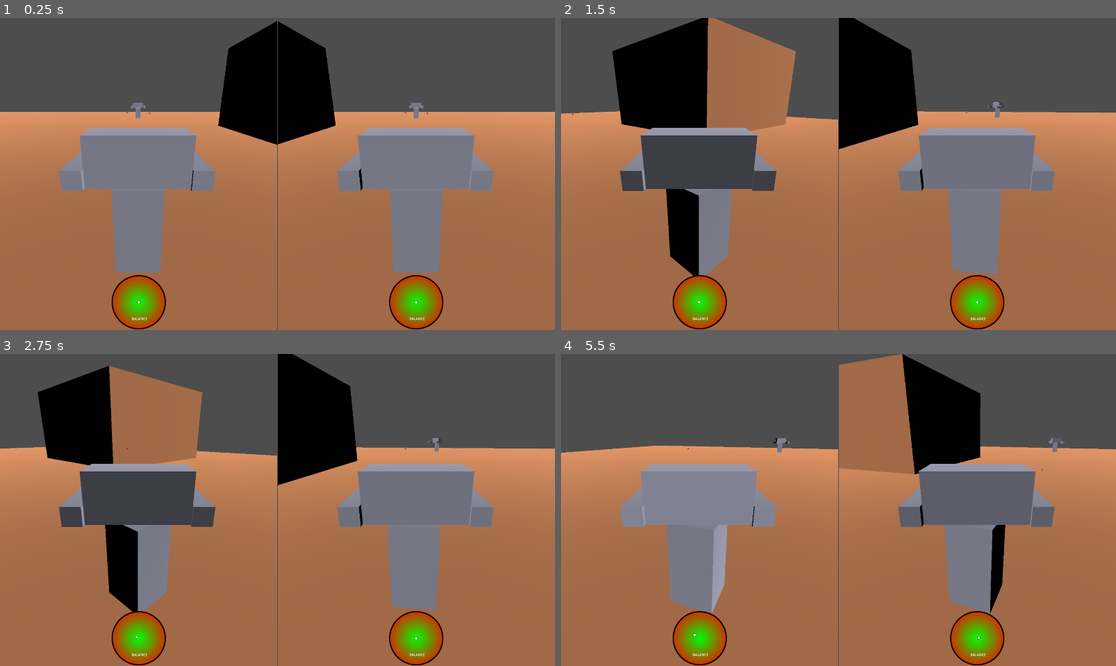
Above: before the commit, frames 1-4 (two rows, left to right).
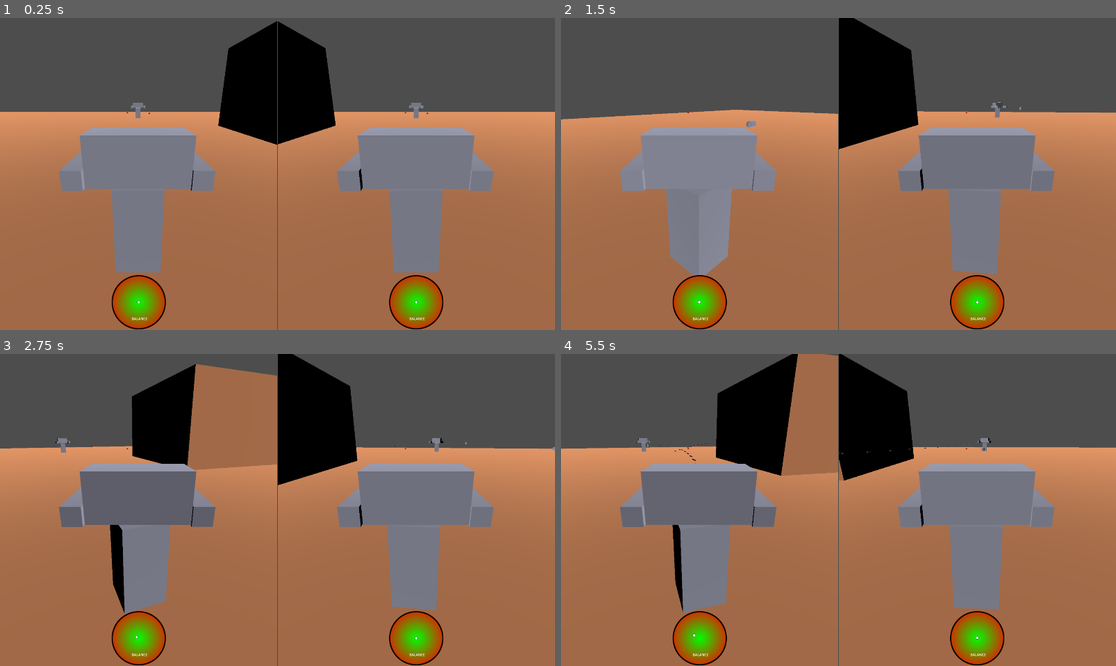
Above: after the commit, the same moments.

Repository: MatthewFyfe/MechOverFeels
Game: Godot game, scene res://Scenes/Debug_Test_Scene.tscn
Two runs of this game, one before a commit and one after it. Both use one fixed random seed, a clock stepped at 60 frames per second and the inputs below.
Inputs:
- Up to frame 1 (0.25 s): no input
- Up to frame 2 (1.5 s): tap Enter at 0.5 s; hold C (fire_right_p1) 0.53-1.28 s; hold Q (aim_left_p1) 0.53-1.28 s; hold S (move_backward_p1) from 1.28 s (still down); tap Keypad 7 (aim_left_p2) at 1.35 s
- Up to frame 3 (2.75 s): release S (move_backward_p1) at 2.03 s; hold C (fire_right_p1) from 2.03 s (still down); hold E (aim_right_p1) from 2.03 s (still down)
- Up to frame 4 (5.5 s): release C (fire_right_p1) at 2.78 s; release E (aim_right_p1) at 2.78 s; hold W (move_forward_p1) 2.78-3.53 s; tap Keypad 9 (aim_right_p2) at 2.85 s; hold Keypad 1 (fire_left_p2) 3.53-4.28 s; hold Z (fire_left_p1) 3.53-5.03 s; tap Keypad 3 (fire_right_p2) at 4.35 s; hold S (move_backward_p1) from 5.03 s (still down); hold Keypad 5 (move_backward_p2) from 5.03 s (still down)

The runs differ from the first frame. In frame 1, less than 0.1% of the frame differs, in the area x 73-74%, y 30-31%; in frame 2, 15%; in frame 3, 17%; in frame 4, 26%, in the area x 0-100%, y 0-92%.
Error in both runs: Invalid access of index '1' on a base object of type: 'PackedStringArray'. (res://Scenes/TTS_Test.gd:8)

Commit message:
gauss cannon

Diff:
--- a/mech-over-feels/MechController.gd
+++ b/mech-over-feels/MechController.gd
@@ -17,6 +17,16 @@
 @export var left_arm_raycaster: RayCast3D
 @export var left_arm_sight: Sprite3D
 var laser_pellet = load("res://Scenes/laser_pellet.tscn")
+@export var left_fire_position: Node3D
+var laser_fire_rate:float = 0.1
+var laser_fire_timer = 0
+
+@export var right_arm_raycaster: RayCast3D
+@export var right_arm_sight: Sprite3D
+var gauss_pellet = load("res://Scenes/gauss_pellet.tscn")
+@export var right_fire_position: Node3D
+var gauss_fire_rate:float=1.0
+var gauss_fire_timer = 0
 
 var _body: Node3D
 var _torso: Node3D
@@ -100,6 +110,8 @@
 	var firing_right
 
 	#_handle_laser_sights(delta)
+	laser_fire_timer += delta
+	gauss_fire_timer += delta
 
 	if(playerNumber == 1):
 		firing_left = Input.get_action_strength("fire_left_p1");
@@ -108,15 +120,31 @@
 		firing_left = Input.get_action_strength("fire_left_p2");
 		firing_right = Input.get_action_strength("fire_right_p2");
 
-	# Firing weapon affects balance based on torso rotation!
-	if(firing_left > 0):
-		drift_vector += Vector2(0.1*delta, -0.025*delta)
+	# Firing weapon affects balance based on torso rotation! TODO maybe
+	if(firing_left > 0 and laser_fire_timer > laser_fire_rate):
+		drift_vector += Vector2(0.4*delta, -0.1*delta)
 		var bullet = laser_pellet.instantiate()
-		bullet.position = left_arm_raycaster.position
+		bullet.position = left_fire_position.global_position
+		bullet.forward_dir = -left_fire_position.global_transform.basis.x.normalized()
+		bullet.owningPlayer = playerNumber
 		get_parent().add_child(bullet)
+		laser_fire_timer = 0
+	else:
+		firing_left = 0
 
-	if(firing_right > 0):
-		drift_vector += Vector2(-0.1*delta, -0.025*delta)
+
+	if(firing_right > 0 and gauss_fire_timer > gauss_fire_rate):
+		drift_vector += Vector2(-4.0*delta, -1.0*delta)
+		var gauss = gauss_pellet.instantiate()
+		gauss.position = right_fire_position.global_position
+		gauss.forward_dir = -right_fire_position.global_transform.basis.x.normalized()
+		gauss.owningPlayer = playerNumber
+		gauss.speed = 6
+		gauss.lifetime = 6
+		get_parent().add_child(gauss)
+		gauss_fire_timer = 0
+	else:
+		firing_right = 0
 
 	_torso_yaw_offset += (firing_left*torso_left_recoil_speed - firing_right*torso_right_recoil_speed) * delta;
 	_torso_yaw_offset = clamp(_torso_yaw_offset, -max_torso_yaw, max_torso_yaw)
@@ -163,4 +191,4 @@
 	#print("Hit by " + area.name)
 	if(area.owningPlayer != null and area.owningPlayer != playerNumber):
 		#drift_vector += Vector2(randf_range(-0.1,0.1), randf_range(-0.1,0.1))
-		drift_vector += (drift_vector.normalized() * 0.1).limit_length(drift_limit_max)
+		drift_vector += (drift_vector.normalized())
--- a/mech-over-feels/Scenes/MechCharacter.tscn
+++ b/mech-over-feels/Scenes/MechCharacter.tscn
@@ -18,14 +18,18 @@
 [sub_resource type="BoxMesh" id="BoxMesh_5dqdn"]
 size = Vector3(1, 0.2, 0.2)
 
-[node name="MechRoot" type="CharacterBody3D" node_paths=PackedStringArray("left_arm_raycaster", "left_arm_sight")]
+[node name="MechRoot" type="CharacterBody3D" node_paths=PackedStringArray("left_arm_raycaster", "left_arm_sight", "left_fire_position", "right_arm_raycaster", "right_arm_sight", "right_fire_position")]
 collision_layer = 2
 collision_mask = 3
 script = ExtResource("1_ktbq0")
 body_path = NodePath("MechLowerBody")
 torso_path = NodePath("MechLowerBody/MechTorso")
-left_arm_raycaster = NodePath("MechLowerBody/MechTorso/MechArms/MechArmLMesh/RayCast3D_Laser")
-left_arm_sight = NodePath("MechLowerBody/MechTorso/MechArms/MechArmLMesh/AimLaser")
+left_arm_raycaster = NodePath("MechLowerBody/MechTorso/MechArms/MechArmLMesh/LRayCast3D_Laser")
+left_arm_sight = NodePath("MechLowerBody/MechTorso/MechArms/MechArmLMesh/LAimLaser")
+left_fire_position = NodePath("MechLowerBody/MechTorso/MechArms/MechArmLMesh/LFirePosition")
+right_arm_raycaster = NodePath("MechLowerBody/MechTorso/MechArms/MechArmLMesh/RRayCast3D_Laser")
+right_arm_sight = NodePath("MechLowerBody/MechTorso/MechArms/MechArmLMesh/RAimLaser")
+right_fire_position = NodePath("MechLowerBody/MechTorso/MechArms/MechArmLMesh/RFirePosition")
 
 [node name="CollisionShape3D" type="CollisionShape3D" parent="."]
 shape = SubResource("CapsuleShape3D_ktbq0")
@@ -56,16 +60,33 @@
 material_override = ExtResource("2_nbti4")
 mesh = SubResource("BoxMesh_5dqdn")
 
-[node name="RayCast3D_Laser" type="RayCast3D" parent="MechLowerBody/MechTorso/MechArms/MechArmLMesh"]
+[node name="LRayCast3D_Laser" type="RayCast3D" parent="MechLowerBody/MechTorso/MechArms/MechArmLMesh"]
 transform = Transform3D(1, 0, 0, 0, 1, 0, 0, 0, 1, -0.5485155, 0, 0)
 target_position = Vector3(-10, 0, 0)
 collision_mask = 15
 
-[node name="AimLaser" type="Sprite3D" parent="MechLowerBody/MechTorso/MechArms/MechArmLMesh"]
+[node name="LAimLaser" type="Sprite3D" parent="MechLowerBody/MechTorso/MechArms/MechArmLMesh"]
 transform = Transform3D(0.5, 0, 0, 0, 0.5, 0, 0, 0, 0.5, -10, 0, 0)
 modulate = Color(1, 0, 0, 1)
 billboard = 1
 texture = ExtResource("3_5dqdn")
+
+[node name="LFirePosition" type="Node3D" parent="MechLowerBody/MechTorso/MechArms/MechArmLMesh"]
+transform = Transform3D(1, 0, 0, 0, 1, 0, 0, 0, 1, -0.59124666, 0, 0)
+
+[node name="RRayCast3D_Laser" type="RayCast3D" parent="MechLowerBody/MechTorso/MechArms/MechArmLMesh"]
+transform = Transform3D(1, 0, 0, 0, 1, 0, 0, 0, 1, -0.5485155, 0, 0)
+target_position = Vector3(-10, 0, 0)
+collision_mask = 15
+
+[node name="RAimLaser" type="Sprite3D" parent="MechLowerBody/MechTorso/MechArms/MechArmLMesh"]
+transform = Transform3D(0.5, 0, 0, 0, 0.5, 0, 0, 0, 0.5, -10, 0, 0)
+modulate = Color(1, 0, 0, 1)
+billboard = 1
+texture = ExtResource("3_5dqdn")
+
+[node name="RFirePosition" type="Node3D" parent="MechLowerBody/MechTorso/MechArms/MechArmLMesh"]
+transform = Transform3D(1, 0, 0, 0, 1, 0, 0, 0, 1, -0.59124666, 0, -1.2479944)
 
 [node name="MechArmRMesh" type="MeshInstance3D" parent="MechLowerBody/MechTorso/MechArms"]
 transform = Transform3D(1, 0, 0, 0, 1, 0, 0, 0, 1, -0.25746268, 0.28641975, -0.60923195)
--- /dev/null
+++ b/mech-over-feels/Scenes/gauss_pellet.tscn
@@ -0,0 +1,27 @@
+[gd_scene load_steps=5 format=3 uid="uid://ttvpnf0ask8b"]
+
+[ext_resource type="Script" uid="uid://stsynasphid7" path="res://Scenes/laser_pellet.gd" id="1_myedr"]
+[ext_resource type="Material" uid="uid://b8eaa8ifn847f" path="res://Materials/mech_material.tres" id="2_myedr"]
+
+[sub_resource type="CapsuleShape3D" id="CapsuleShape3D_x7rcn"]
+radius = 0.01
+height = 0.2
+
+[sub_resource type="CapsuleMesh" id="CapsuleMesh_01r6m"]
+radius = 0.05
+height = 0.2
+
+[node name="GaussPellet" type="Area3D"]
+transform = Transform3D(2, 0, 0, 0, 2, 0, 0, 0, 2, 0, 0, 0)
+script = ExtResource("1_myedr")
+
+[node name="CollisionShape3D" type="CollisionShape3D" parent="."]
+transform = Transform3D(-4.371139e-08, -1, 0, 1, -4.371139e-08, 0, 0, 0, 1, 0, 0, 0)
+shape = SubResource("CapsuleShape3D_x7rcn")
+
+[node name="MeshInstance3D" type="MeshInstance3D" parent="."]
+transform = Transform3D(-4.371139e-08, -1, 0, 1, -4.371139e-08, 0, 0, 0, 1, 0, 0, 0)
+material_override = ExtResource("2_myedr")
+mesh = SubResource("CapsuleMesh_01r6m")
+
+[connection signal="area_entered" from="." to="." method="_on_area_entered"]
--- a/mech-over-feels/Scenes/laser_pellet.gd
+++ b/mech-over-feels/Scenes/laser_pellet.gd
@@ -4,11 +4,14 @@
 var timer = 0
 var lifetime = 3
 var owningPlayer:int = 0
+var forward_dir:Vector3
 
 # Called every frame. 'delta' is the elapsed time since the previous frame.
 func _process(delta: float) -> void:
 	#position += Vector3(speed,0,0) * delta
-	var forward_dir = global_transform.basis.x.normalized()
+	#var forward_dir = global_transform.basis.x.normalized()
+	#position += forward_dir * speed * delta
+
 	position += forward_dir * speed * delta
 
 	timer += delta
